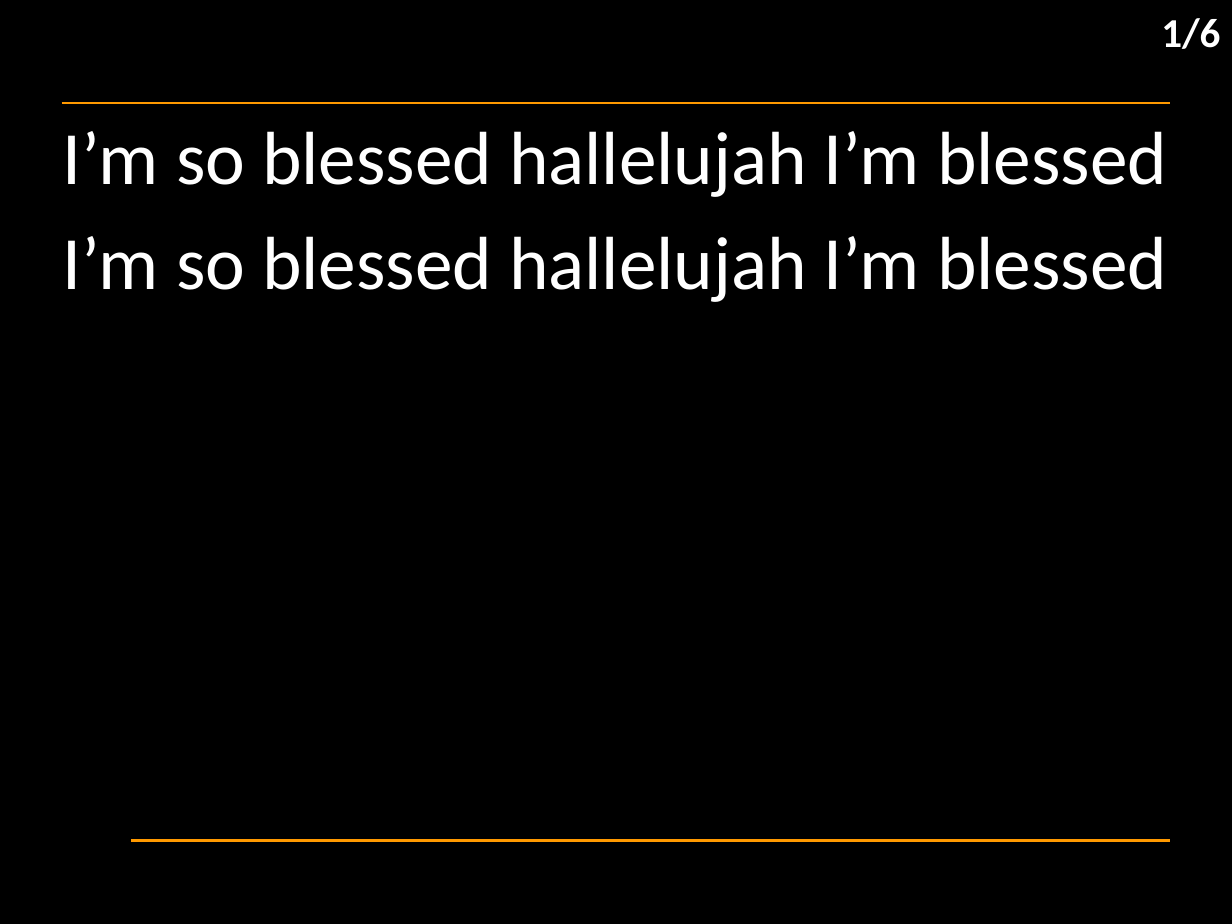
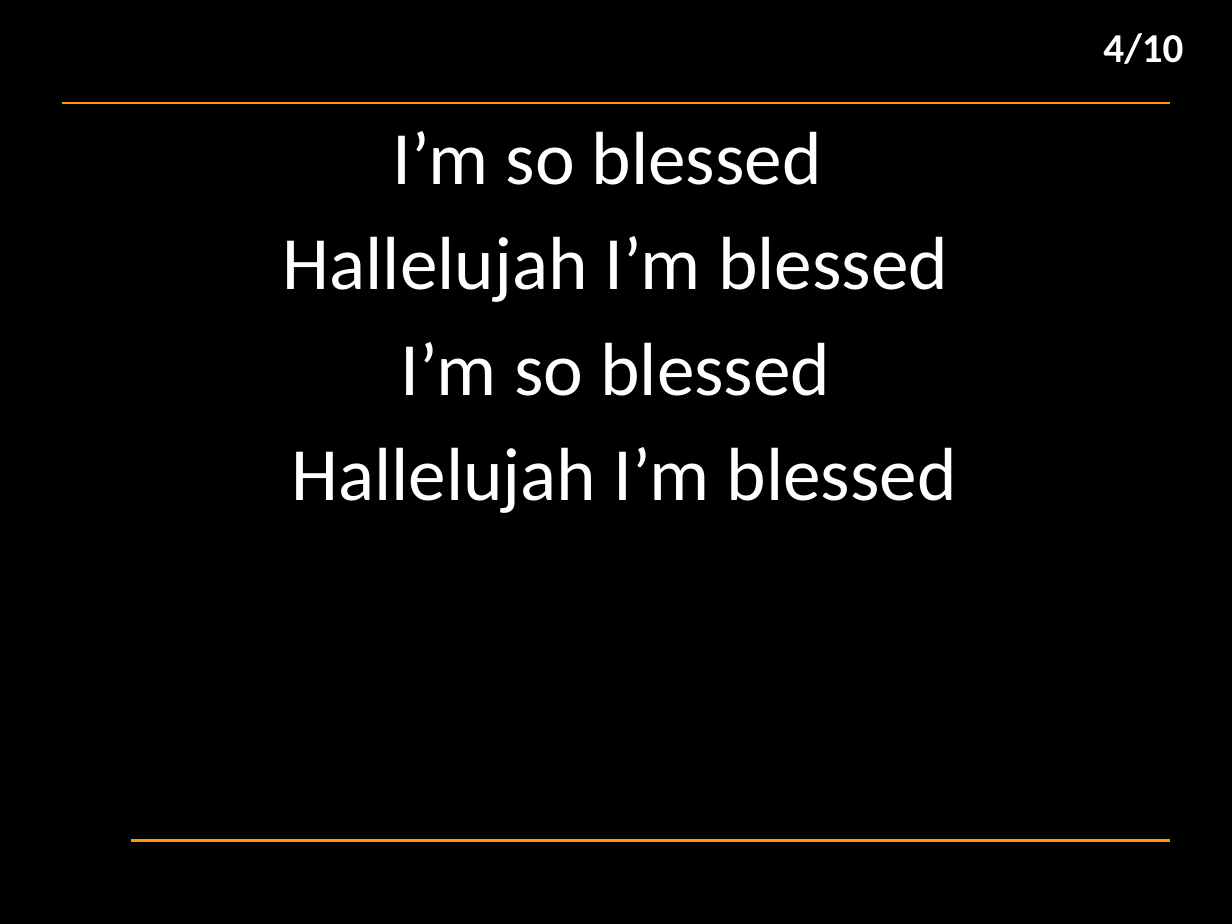
Before and after one commit to hoo-are-ya/worship, a slide deck: slide 8 of docs/songs_2024-06-16.pptx (slide 5 before the commit). Drawn at 1232x924 pixels with LibreOffice and Linux fonts; fonts in the diff are those of the drawing; background and template pictures are left out. Boxes give left, top, right and bottom in pixels: in the first picture for what was removed or moved away, otherwise in the second. Text is boxed around its words. In the diff, an @@ line names an element or a change of style, - is before the commit and + after.

```diff
--- a/docs/songs_2024-06-16.pptx
+++ b/docs/songs_2024-06-16.pptx
@@ text removed at box(1161, 18, 1220, 49) @@
-1/6
@@ text added at box(1103, 33, 1183, 64), 24 pt, text #FFFFFF, bold @@
+4/10
@@ subtitle at box(283, 131, 957, 513): text changed @@
-I’m so blessed hallelujah I’m blessed
-I’m so blessed hallelujah I’m blessed
+I’m so blessed
+Hallelujah I’m blessed
+I’m so blessed
+Hallelujah I’m blessed
```
Also in this commit, not shown: 16 other slides changed, 10 slides added, 1 slide removed, 1 other file.
